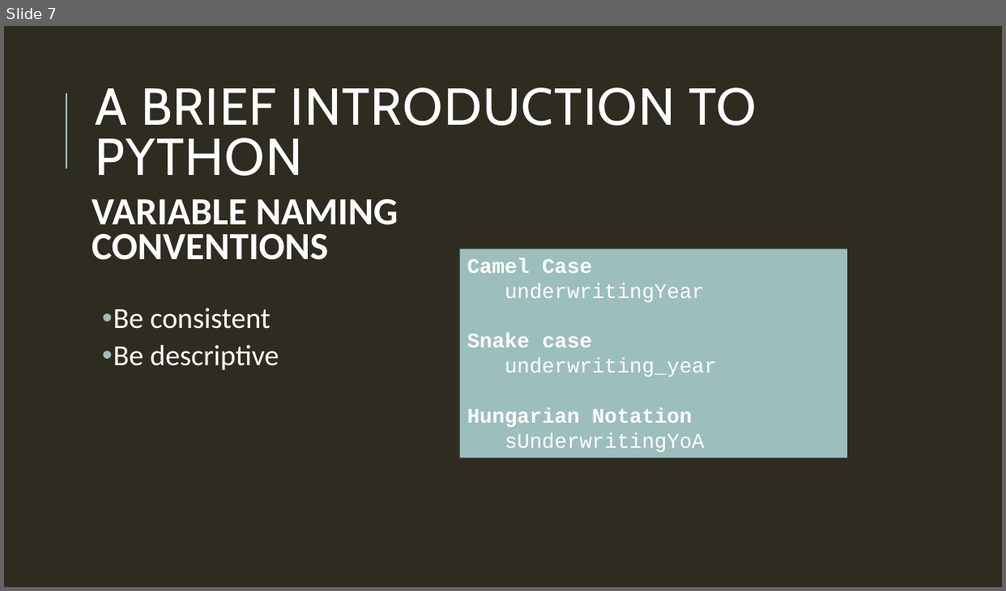
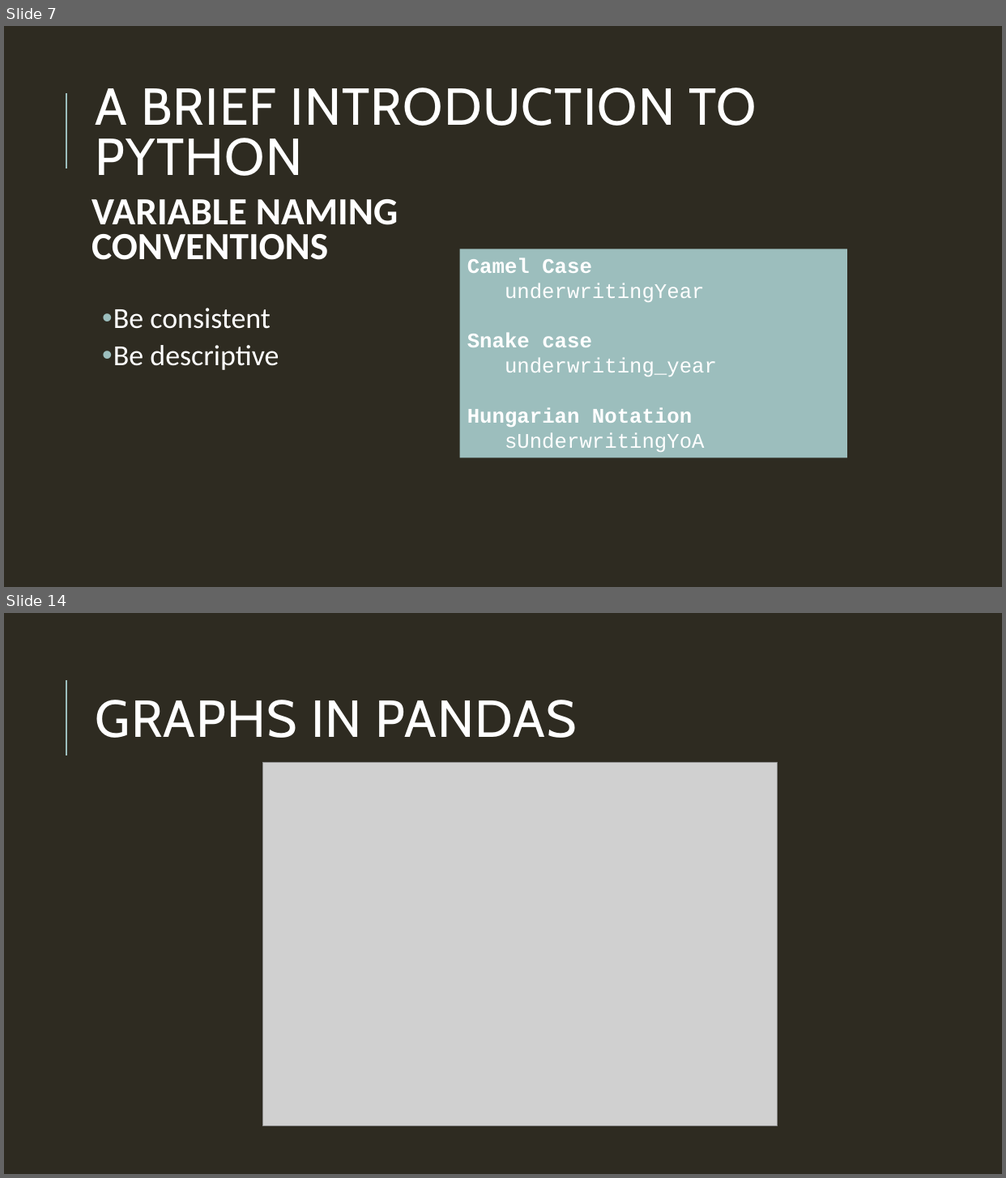
Before and after one commit to fk20268/How2, a slide deck: HOW2_presentation.pptx. Shown one above the other, each under a label of ours: slide 7 before the commit, slides 7 and 14 after it; the slides between them are not shown. The pictures are 1006x591 and 1006x1178 pixels, drawn with LibreOffice and Linux fonts; fonts in the diff are those of the drawing; grey boxes stand for pictures. Boxes give left, top, right and bottom in pixels: in the first picture for what was removed or moved away, otherwise in the second. Text is boxed around its words. In the diff, an @@ line names an element or a change of style, - is before the commit and + after.

```diff
--- a/HOW2_presentation.pptx
+++ b/HOW2_presentation.pptx
@@ slide 14 added at bbox=[4, 613, 1002, 1174], background #2E2B21; not listed: 1 template element that a slide beside it also shows @@
@@ title added at bbox=[96, 700, 577, 738], 50 pt, text #FFFFFF @@
+GRAPHS IN PANDAS
@@ picture added at bbox=[263, 763, 778, 1127] @@
```
Also in this commit, not shown: 5 slides changed, 5 other slides added, 2 other files.
